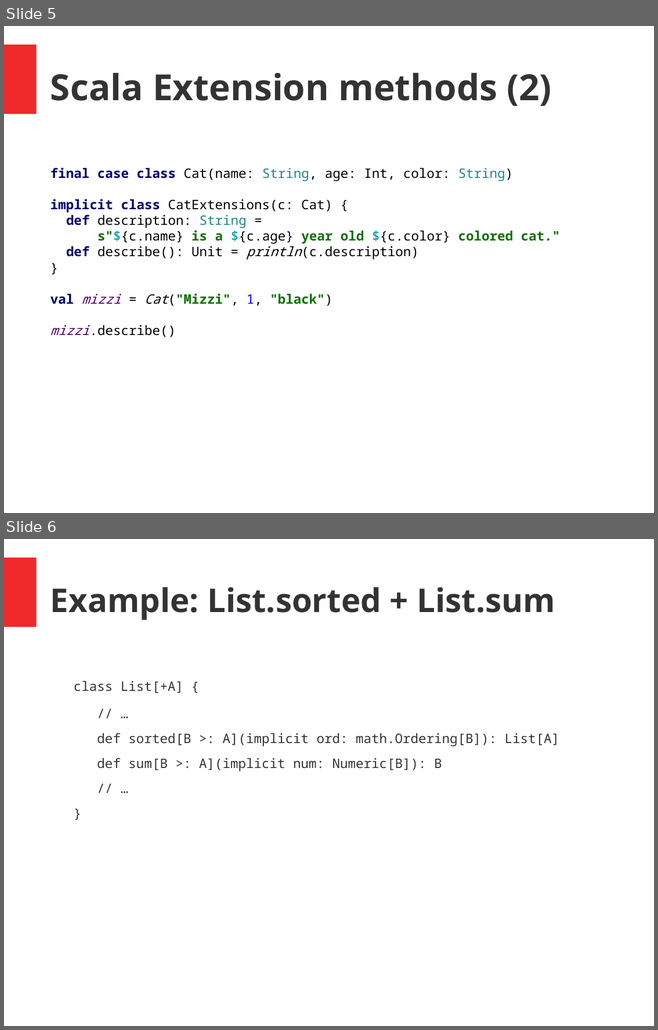
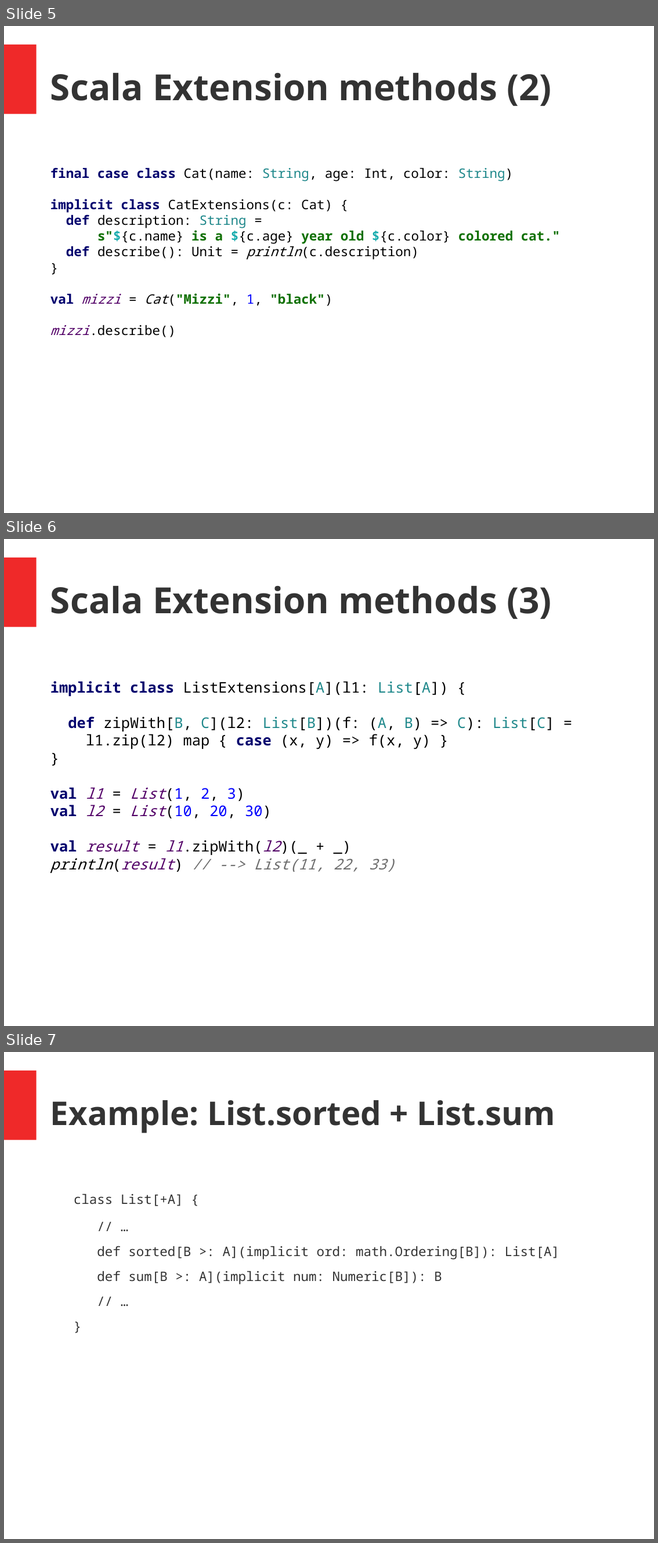
Before and after one commit to hermannhueck/typeclasses, a slide deck: Slides/TypeClasses.pptx. Shown one above the other, each under a label of ours: slides 5 and 6 before the commit, slides 5, 6 and 7 after it. The pictures are 658x1030 and 658x1543 pixels, drawn with LibreOffice and Linux fonts; fonts in the diff are those of the drawing. Boxes give left, top, right and bottom in pixels: in the first picture for what was removed or moved away, otherwise in the second. Text is boxed around its words. In the diff, an @@ line names an element or a change of style, - is before the commit and + after.

```diff
--- a/Slides/TypeClasses.pptx
+++ b/Slides/TypeClasses.pptx
@@ slide 6 added at (4,539,654,1026), background #FFFFFF; not listed: 1 template element that a slide beside it also shows @@
@@ text added at (50,586,552,619), 44 pt, text #333333, bold @@
+Scala Extension methods (3)
@@ text added at (50,681,554,873), 18 pt, text #000000 @@
+implicit class ListExtensions[A](l1: List[A]) {
+def zipWith[B, C](l2: List[B])(f: (A, B) => C): List[C] =
+l1.zip(l2) map { case (x, y) => f(x, y) }
+}
+val l1 = List(1, 2, 3)
+val l2 = List(10, 20, 30)
+val result = l1.zipWith(l2)(_ + _)
+println(result) // --> List(11, 22, 33)
@@ what was slide 6 is now slide 7 @@
```
Also in this commit, not shown: 1 slide changed, 1 other file.
